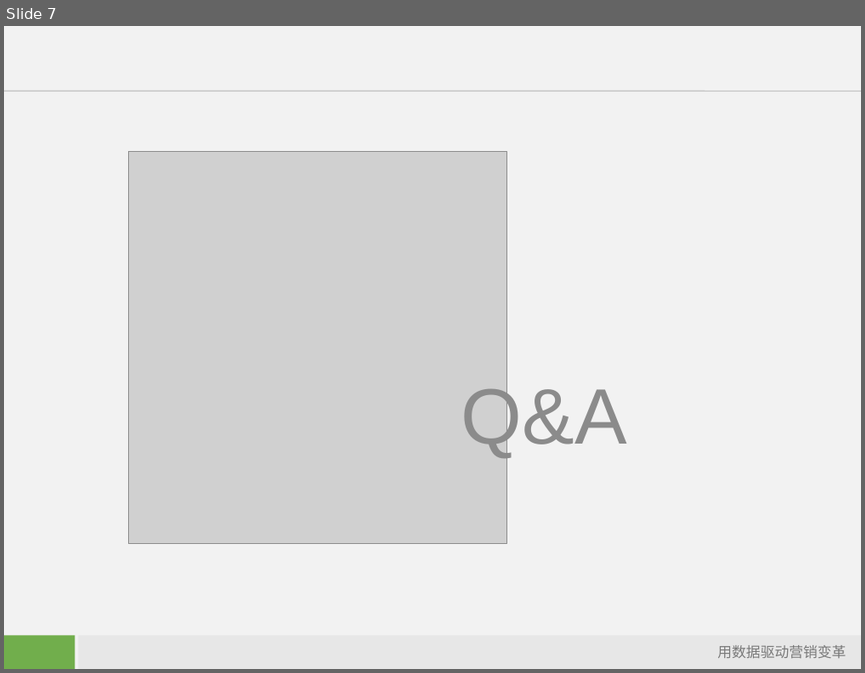
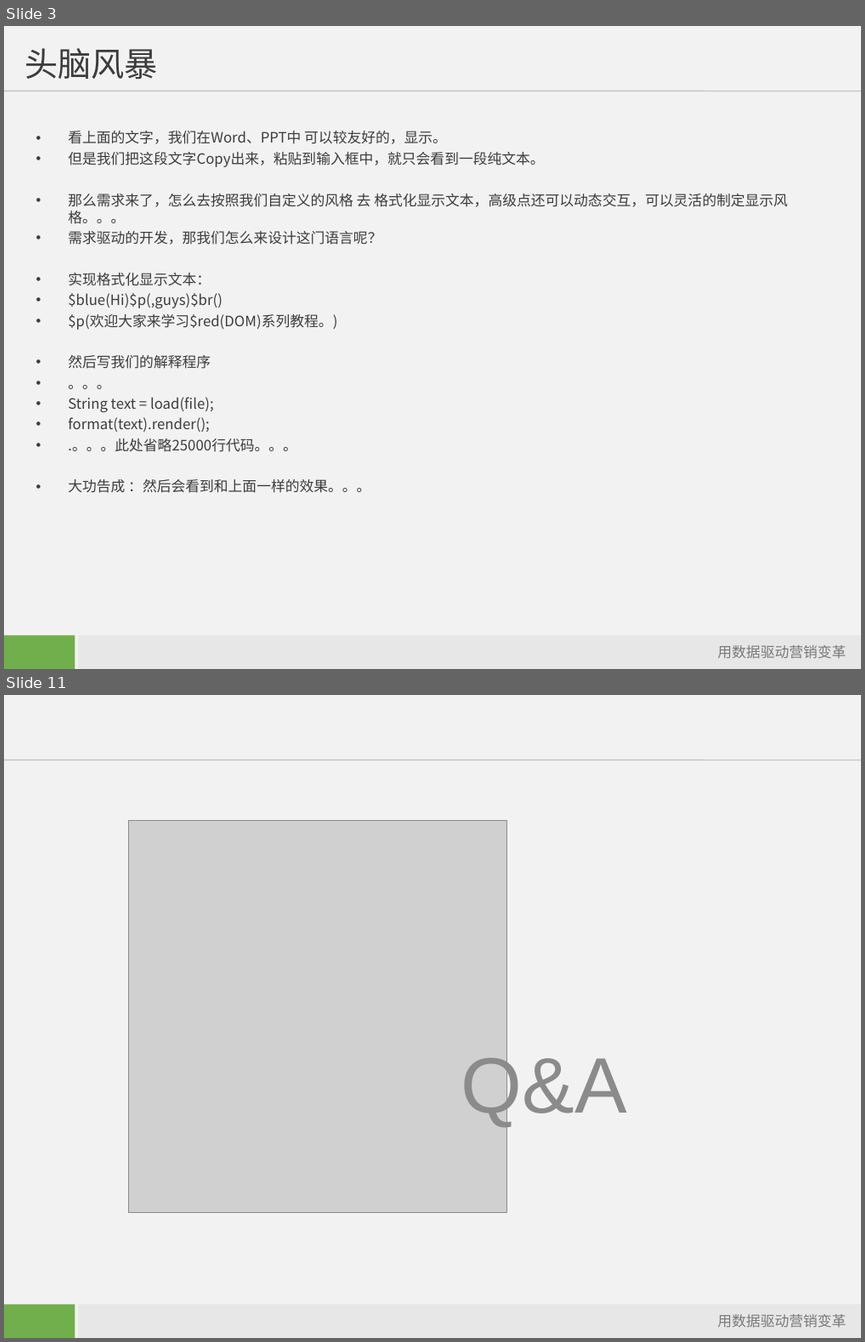
Before and after one commit to starzou/dom-edge, a slide deck: doc/DOM及其应用-入门.ppt. Shown one above the other, each under a label of ours: slide 7 before the commit, slides 3 and 11 after it; the slides between them are not shown. The pictures are 865x673 and 865x1342 pixels, drawn with LibreOffice and Linux fonts; fonts in the diff are those of the drawing; grey boxes stand for pictures; background and template pictures are left out. Boxes give left, top, right and bottom in pixels: in the first picture for what was removed or moved away, otherwise in the second. Text is boxed around its words. In the diff, an @@ line names an element or a change of style, - is before the commit and + after.

```diff
--- a/doc/DOM及其应用-入门.ppt
+++ b/doc/DOM及其应用-入门.ppt
@@ slide 3 added at bbox=[4, 26, 861, 669], background #F2F2F2; not listed: 4 template elements that a slide beside it also shows @@
@@ title added at bbox=[24, 48, 158, 79], 28 pt, text #3C3C3C @@
+头脑风暴
@@ text added at bbox=[68, 131, 788, 493], 12 pt, text #3C3C3C @@
+• 看上面的文字，我们在Word、PPT中 可以较友好的，显示。
+• 但是我们把这段文字Copy出来，粘贴到输入框中，就只会看到一段纯文本。
+• 那么需求来了，怎么去按照我们自定义的风格 去 格式化显示文本，高级点还可以动态交互，可以灵活的制定显示风格。。。
+• 需求驱动的开发，那我们怎么来设计这门语言呢？
+• 实现格式化显示文本：
+• $blue(Hi)$p(,guys)$br()
+• $p(欢迎大家来学习$red(DOM)系列教程。)
+• 然后写我们的解释程序
+• 。。。
+• String text = load(file);
+• format(text).render();
+• .。。。此处省略25000行代码。。。
+• 大功告成 ：然后会看到和上面一样的效果。。。
@@ what was slide 7 is now slide 11 @@
```
Also in this commit, not shown: 1 slide changed, 4 other slides added, 1 slide removed, 1 other file.
